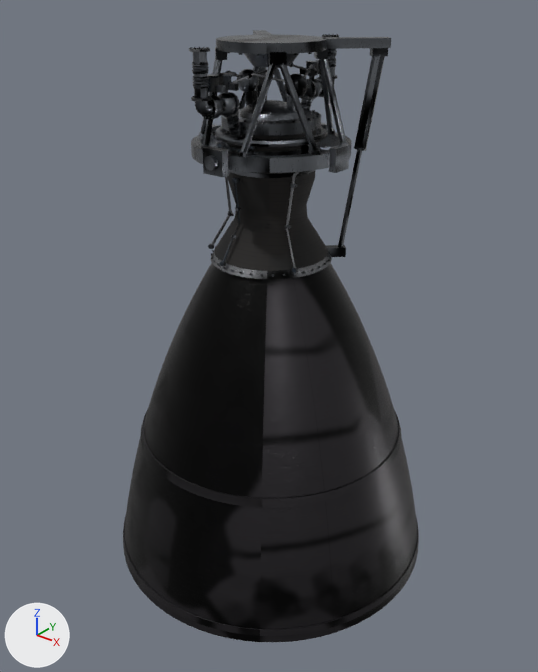
The Blender file assets/blender/eng_hypergolic_storable.blend: old version first, new version second.
Before and after are seen from a camera (50 mm lens) standing at (3.16, -3.97, 4.27) and looking at (0.02, -0.05, 1.84). The lights are fixed; the arrows at lower left show +X, +Y and +Z. The picture after the commit comes second. Objects named as collision shapes, trigger or cutter boxes, shadow casters or lower levels of detail are left out.

Objects in the first picture: 'eng_hypergolic_storable_LOD0'.
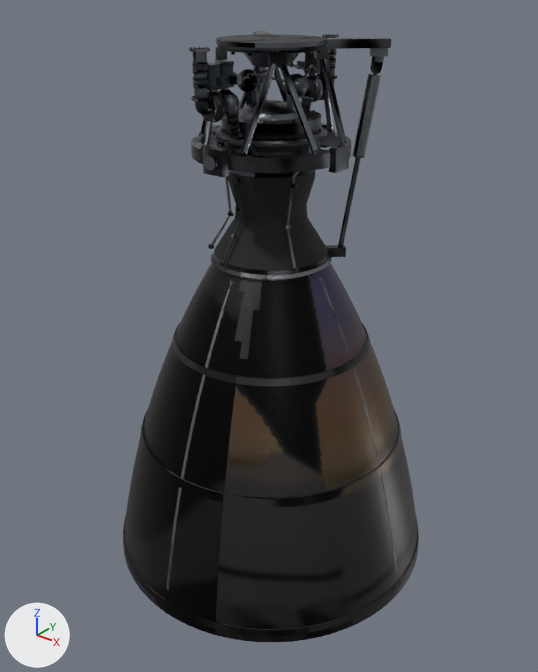
Where the change shows, as pixel boxes (x1, y1, x2, y2) in the pictures (538 x 672 px):
'eng_hypergolic_storable_LOD0', recoloured, reshaped: before (123, 30, 419, 642); after (123, 31, 419, 642)
part 1 of me_eng_hypergolic_storable_lod0, added: after (172, 332, 370, 386)
part 2 of me_eng_hypergolic_storable_lod0, added: after (174, 323, 368, 379)
part 3 of me_eng_hypergolic_storable_lod0, added (mostly hidden): after (223, 271, 320, 281)
part 4 of me_eng_hypergolic_storable_lod0, deleted: before (207, 52, 384, 277)
part 5 of me_eng_hypergolic_storable_lod0, built on: before (201, 39, 385, 279); after (166, 39, 397, 590)
part 6 of me_eng_hypergolic_storable_lod0, recoloured (darker): (216, 35, 327, 43) in both

What changed in the scene script:
```text
Add img_engine_metal_satin_orm_jpg:
    img_engine_metal_satin_orm_jpg = load_image('engine_metal_satin_orm.jpg', 'materials/textures/engine_metal_satin/engine_metal_satin_orm.jpg', 1024, 1024, 'Non-Color')
Add img_engine_metal_satin_normal_png:
    img_engine_metal_satin_normal_png = load_image('engine_metal_satin_normal.png', 'materials/textures/engine_metal_satin/engine_metal_satin_normal.png', 1024, 1024, 'Non-Color')
Add img_engine_metal_satin_albedo_jpg:
    img_engine_metal_satin_albedo_jpg = load_image('engine_metal_satin_albedo.jpg', 'materials/textures/engine_metal_satin/engine_metal_satin_albedo.jpg', 1024, 1024, 'sRGB')
Change mat_nozzle_radiative:
    remove # nodes: BsdfPrincipled, MapRange x3, Mapping, Math x6, Mix x4, NormalMap, OutputMaterial, SeparateColor x3, TexImage x4, UVMap x2, ValToRGB, VertexColor
    remove # colours: dark grey #58555a, brown #c4aa6f, brown #956c45, blue #595586, mixed with the vertex colours
    nodes: BsdfPrincipled, MapRange x4, Mapping, Math x8, Mix x4, NormalMap, OutputMaterial, SeparateColor x2, TexImage x4, UVMap x2, ValToRGB
    colours: dark grey #5e5b5e, brown #957e50, brown #815d38, dark blue #55507c
Add mat_engine_metal_satin:
    mat_engine_metal_satin = bpy.data.materials.new('engine_metal_satin')
    # colours: grey #7e838a
    # uses the picture img_eng_hypergolic_storable_lod1_mask_png
    # uses the picture img_engine_metal_satin_albedo_jpg
    # uses the picture img_engine_metal_satin_normal_png
    # uses the picture img_engine_metal_satin_orm_jpg
Change me_eng_hypergolic_storable_lod0:
    used by ob_eng_hypergolic_storable_lod0; parent = ob_eng_hypergolic_storable; location = (0.0, 0.0, 0.0)
    remove me_eng_hypergolic_storable_lod0.from_pydata(...)  # 31244 vertices, 20230 faces; spans x -1.25..1.25, y -1.25..1.25, z 0.0..3.9
    add me_eng_hypergolic_storable_lod0.from_pydata(...)  # 34806 vertices, 22166 faces; spans x -1.25..1.25, y -1.25..1.25, z 0.0..3.9
    me_eng_hypergolic_storable_lod0 part 1: the loose piece of 144 vertices spanning x -1.03..1.03, y -1.03..1.03, z 1.02..1.08 is copied, and the copy is scaled about its middle by (0.717, 0.717, 0.75), then moved by (0.0, 0.0, 0.77); it spans x -0.74..0.74, y -0.74..0.74, z 1.8..1.84
    me_eng_hypergolic_storable_lod0 part 2: the loose piece of 144 vertices spanning x -1.01..1.01, y -1.01..1.01, z 1.08 is copied, and the copy is scaled about its middle by (0.713, 0.713, 1), then moved by (0.0, 0.0, 0.76); it spans x -0.72..0.72, y -0.72..0.72, z 1.84
    me_eng_hypergolic_storable_lod0 part 3: the loose piece of 144 vertices spanning x -1.01..1.01, y -1.01..1.01, z 1.08 is copied, and the copy is scaled about its middle by (0.405, 0.405, 1), then moved by (0.0, 0.0, 1.35), in mat_trim; it spans x -0.41..0.41, y -0.41..0.41, z 2.42..2.44
    me_eng_hypergolic_storable_lod0 part 4: 131 loose pieces with 1075 vertices, spanning x -0.54..0.54, y -0.61..0.61, z 2.43..3.84, are deleted
    me_eng_hypergolic_storable_lod0 part 5: 108 vertices moved within x -0.36..0.38, y -0.62..0.62, z 2.43..3.86; 1500 vertices removed from x -0.54..0.54, y -0.62..0.62, z 2.43..3.84; 5129 vertices added at x -1.22..1.22, y -1.22..1.22, z 0.2..3.87
    me_eng_hypergolic_storable_lod0 part 6: 32 faces spanning x -0.35..0.35, y -0.35..0.35, z 3.9 switch from mat_engine_metal to mat_engine_metal_satin
    other edits to the shape of me_eng_hypergolic_storable_lod0 do not show in these pictures
```
